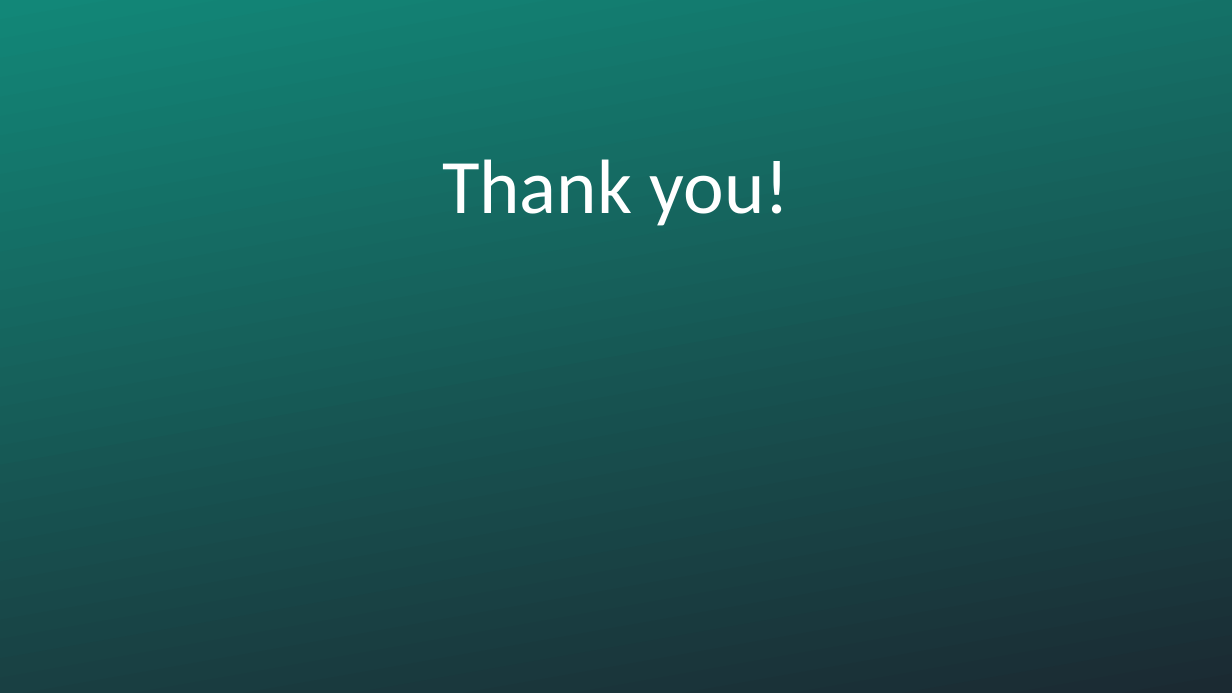
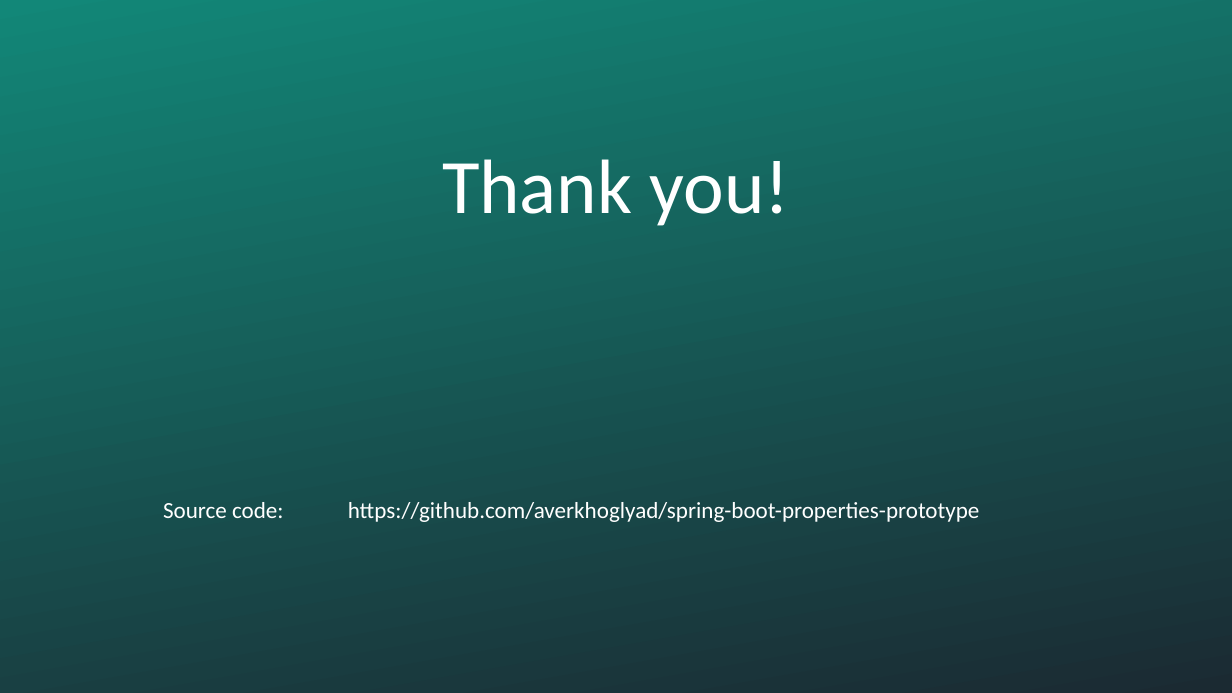
Before and after one commit to averkhoglyad/spring-boot-properties-prototype, a slide deck: slide 21 of spring configs.pptx (slide 18 before the commit). Drawn at 1232x693 pixels with LibreOffice and Linux fonts; fonts in the diff are those of the drawing. Boxes give left, top, right and bottom in pixels: in the first picture for what was removed or moved away, otherwise in the second. Text is boxed around its words. In the diff, an @@ line names an element or a change of style, - is before the commit and + after.

```diff
--- a/spring configs.pptx
+++ b/spring configs.pptx
@@ text added at (163,502,980,522), 18 pt, text #FFFFFF @@
+Source code: https://github.com/averkhoglyad/spring-boot-properties-prototype
```
Also in this commit, not shown: 2 other slides changed, 3 slides added, 1 other file.
